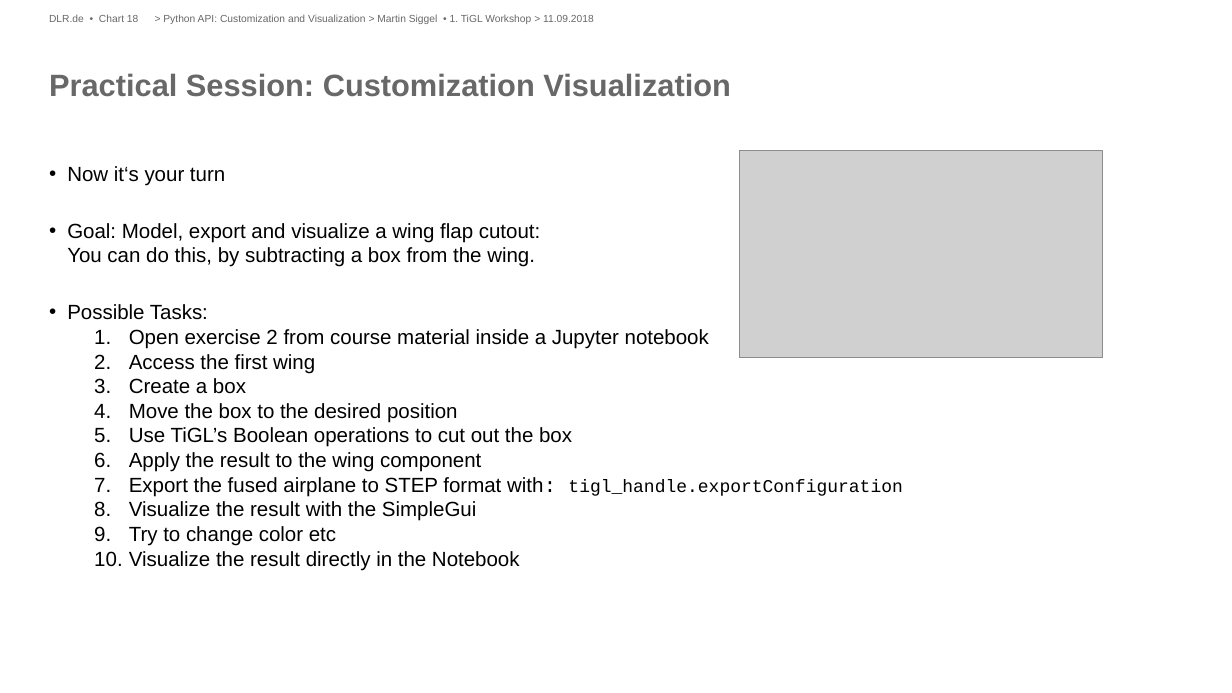
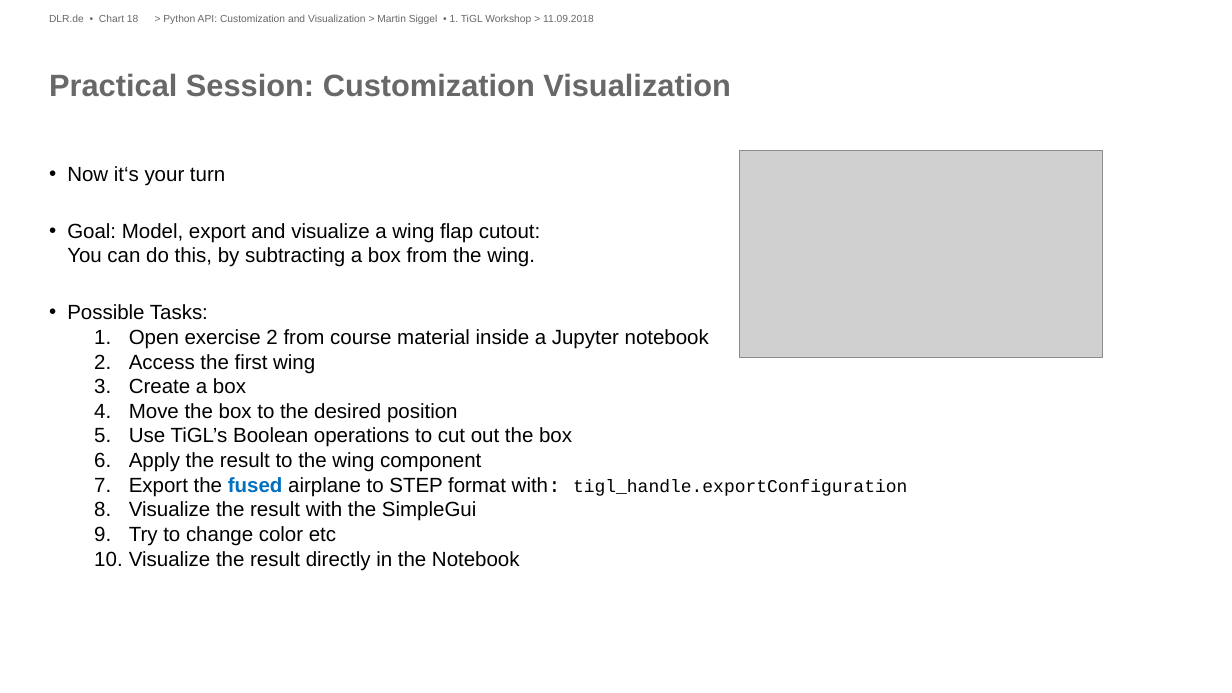
Before and after one commit to ganeshvivek/tigl-workshop, a slide deck: slide 18 of Presentations/Python API-Customization-Visualization.pptx. Drawn at 1232x693 pixels with LibreOffice and Linux fonts; fonts in the diff are those of the drawing; grey boxes stand for pictures; background and template pictures are left out. Boxes give left, top, right and bottom in pixels: in the first picture for what was removed or moved away, otherwise in the second. Text is boxed around its words. In the diff, an @@ line names an element or a change of style, - is before the commit and + after.

Commit message:
Adapted Visualization presentation

```diff
--- a/Presentations/Python API-Customization-Visualization.pptx
+++ b/Presentations/Python API-Customization-Visualization.pptx
@@ text at (129, 477, 907, 497): text colour #000000 to #0070C0, bold on in "fused" @@
```
Also in this commit, not shown: 1 other file.
